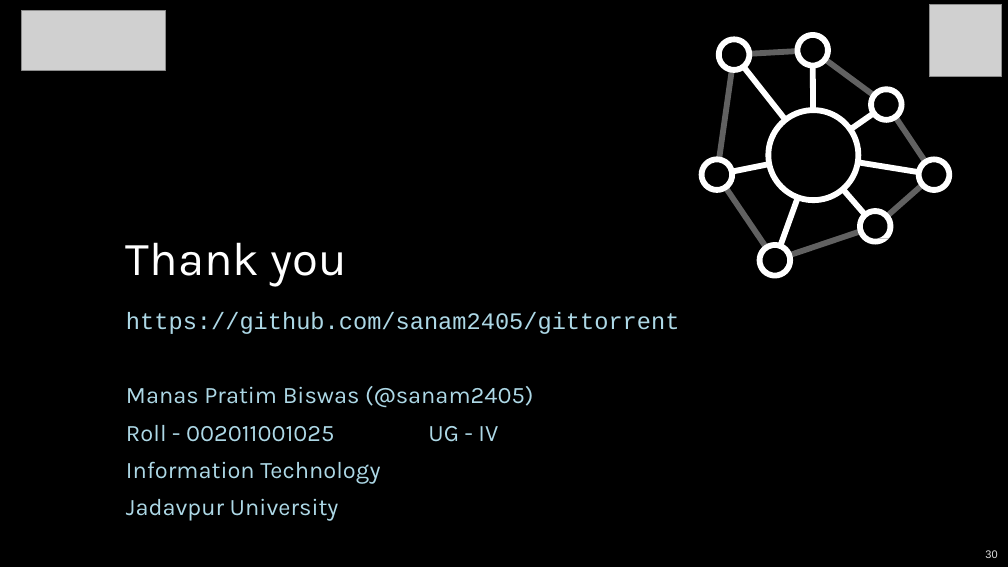
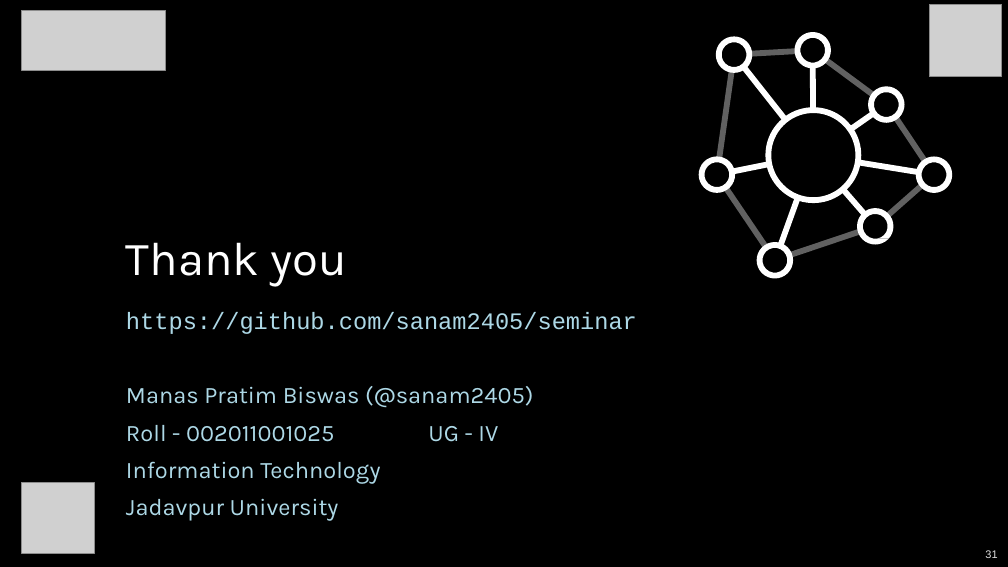
Before and after one commit to sanam2405/GitTorrent, a slide deck: slide 31 of GitTorrent-ManasPratimBiswas.pptx (slide 30 before the commit). Drawn at 1008x567 pixels with LibreOffice and Linux fonts; fonts in the diff are those of the drawing; grey boxes stand for pictures. Boxes give left, top, right and bottom in pixels: in the first picture for what was removed or moved away, otherwise in the second. Text is boxed around its words. In the diff, an @@ line names an element or a change of style, - is before the commit and + after.

```diff
--- a/GitTorrent-ManasPratimBiswas.pptx
+++ b/GitTorrent-ManasPratimBiswas.pptx
@@ text at box(126, 312, 637, 334): text changed @@
-https://github.com/sanam2405/gittorrent
+https://github.com/sanam2405/seminar
@@ picture added at box(22, 483, 95, 554) @@
@@ page number at box(985, 550, 997, 558): text changed @@
-30
+31
```
Also in this commit, not shown: 26 other slides changed, 1 other file.
